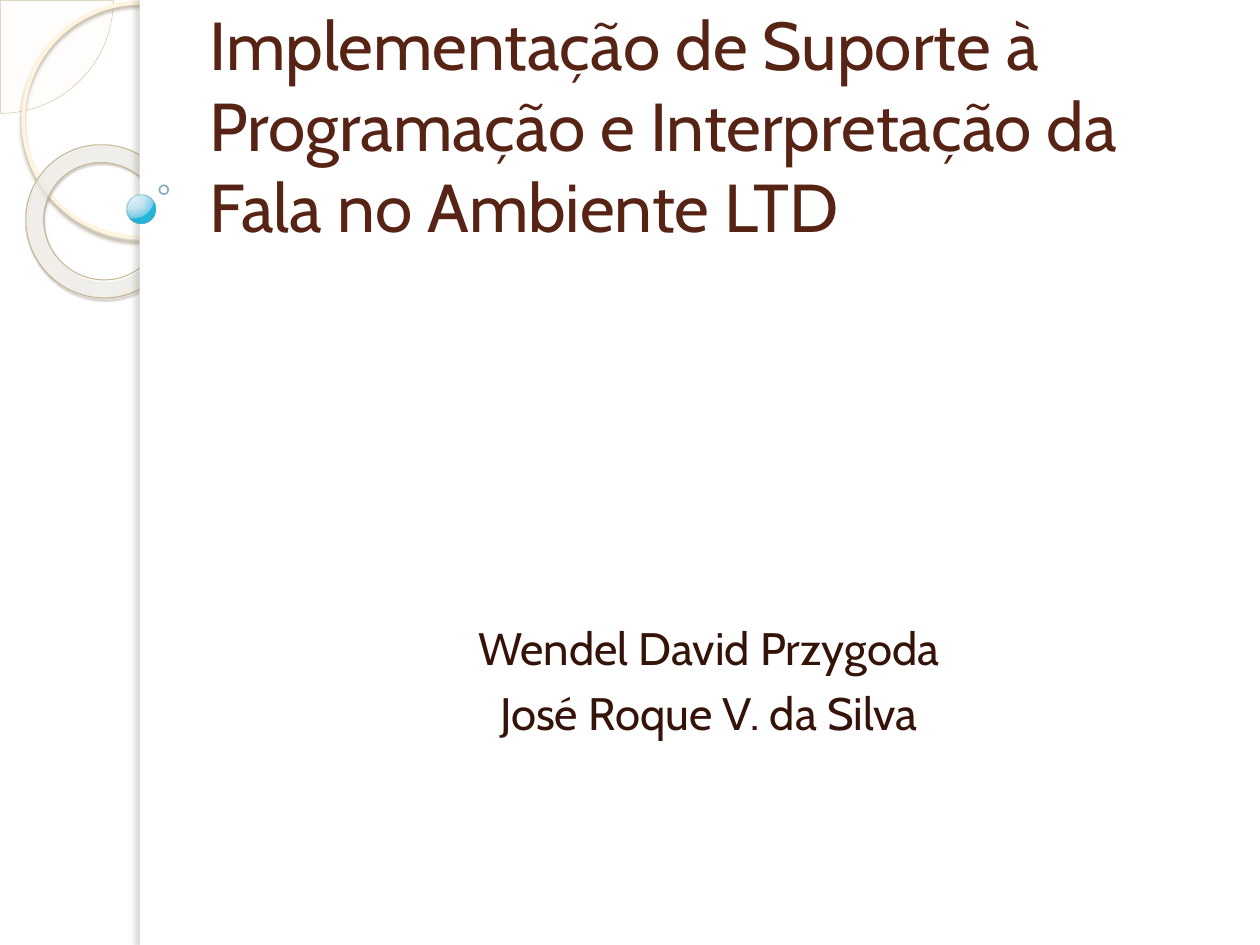
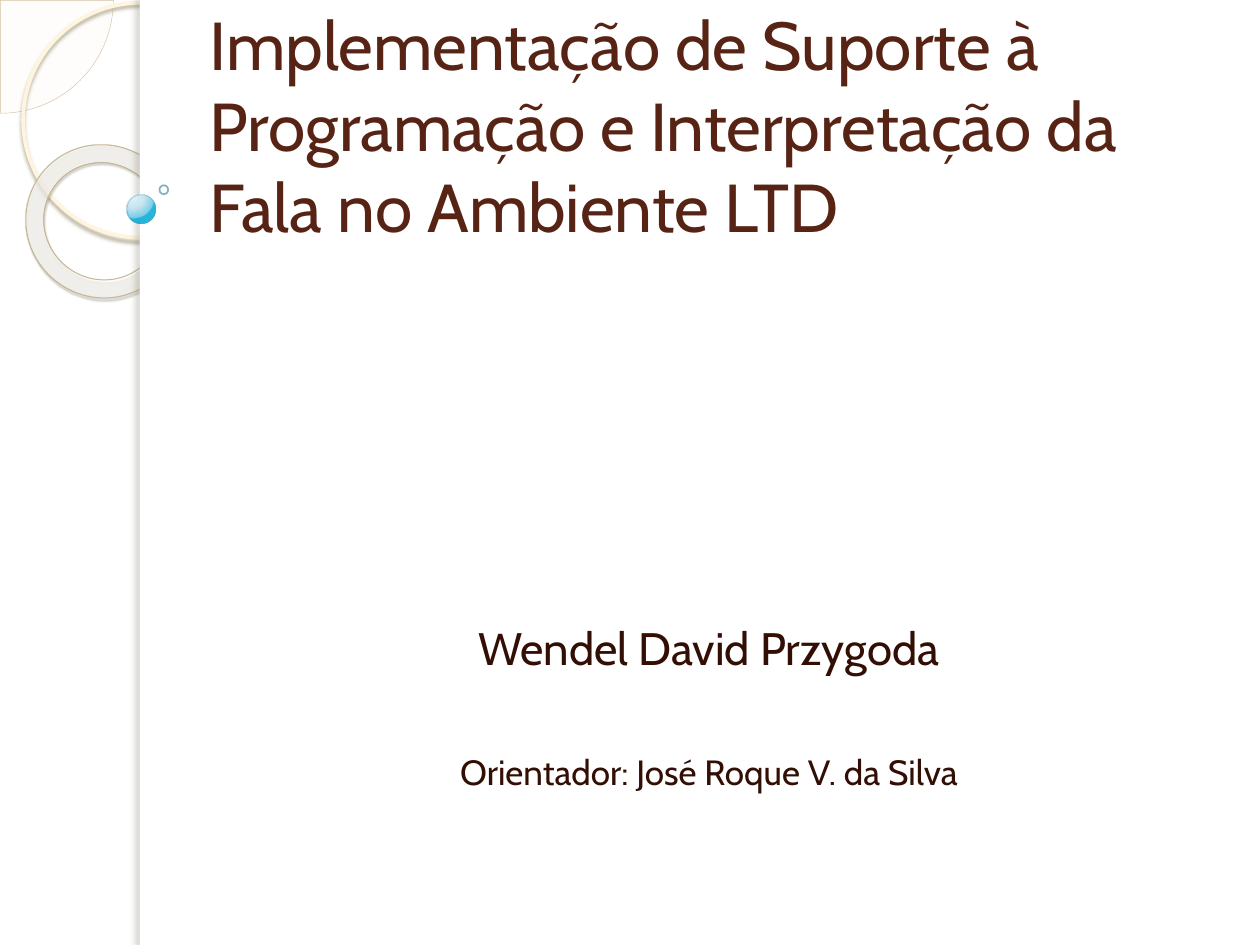
Before and after one commit to wendeldavid/soundwave, a slide deck: slide 1 of docs/tcc/Implementação de Suporta à Programação e Interpretação da.pptx. Drawn at 1260x945 pixels with LibreOffice and Linux fonts; fonts in the diff are those of the drawing; background and template pictures are left out. Boxes give left, top, right and bottom in pixels: in the first picture for what was removed or moved away, otherwise in the second. Text is boxed around its words. In the diff, an @@ line names an element or a change of style, - is before the commit and + after.

Commit message:
STARTED - task 9: Implementação do Tangram. http://code.google.com/p/soundwave/issues/detail?id=9

```diff
--- a/docs/tcc/Implementação de Suporta à Programação e Interpretação da.pptx
+++ b/docs/tcc/Implementação de Suporta à Programação e Interpretação da.pptx
@@ subtitle at (x1=460, y1=758, x2=958, y2=794): text changed; size 26 to 20 pt; text colour #361309 to #320E04 @@
-José Roque V. da Silva
+Orientador: José Roque V. da Silva
```
Also in this commit, not shown: 3 other slides changed, 4 slides added, 1 other file.
